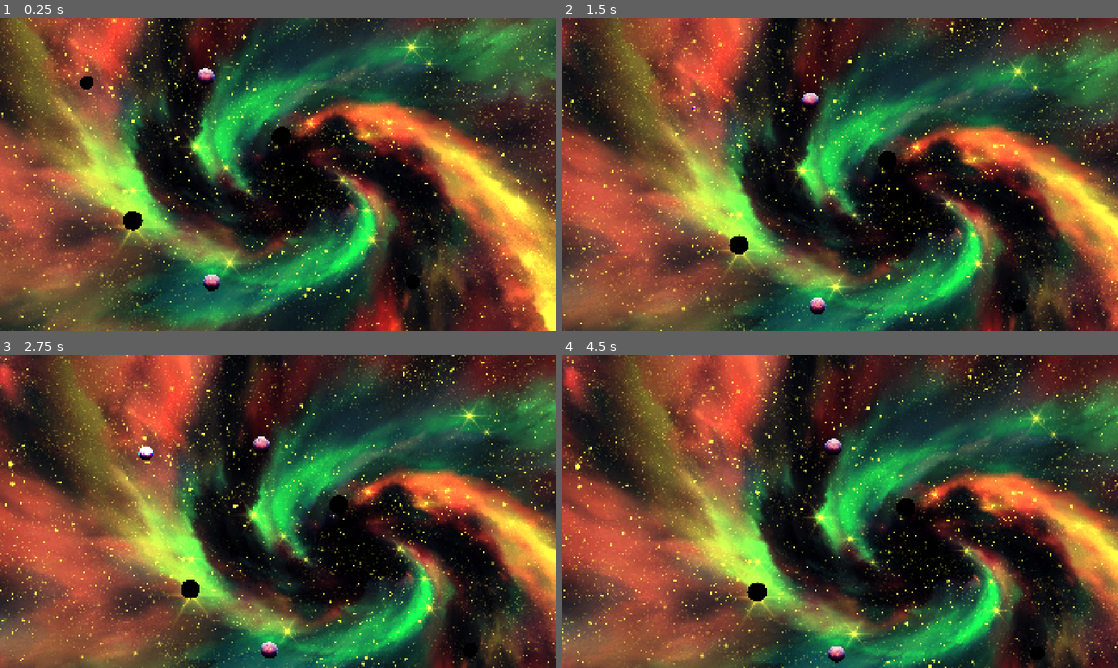
Above: before the commit, frames 1-4 (two rows, left to right).
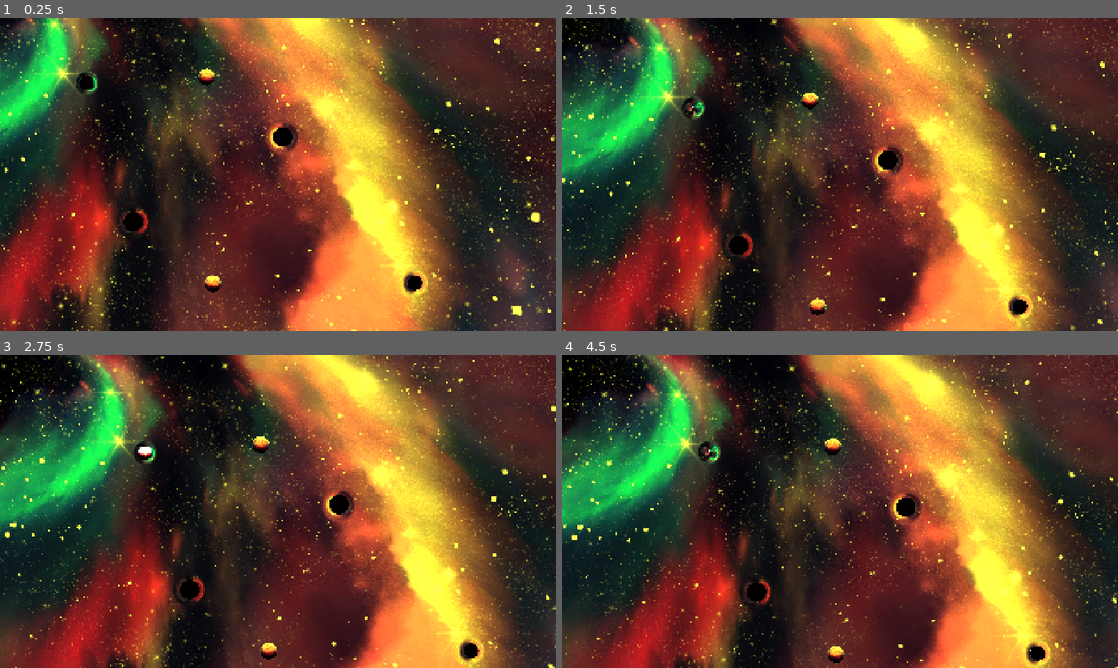
Above: after the commit, the same moments.

Repository: jandabrowski125/shift-hole
Game: Godot game, scene res://src/levels/test_arena/test_arena.tscn
The game is run twice, just before and just after one commit, with the same random seed, the same clock (stepped at 60 frames per second) and the same inputs. This scene is started directly instead of the project's main scene.
Inputs:
- Up to frame 1 (0.25 s): no input
- Up to frame 2 (1.5 s): hold Shift (shift) 0.53-1.28 s; tap Shift (shift) at 1.35 s
- Up to frame 3 (2.75 s): hold Shift (shift) from 2.03 s (still down)
- Up to frame 4 (4.5 s): release Shift (shift) at 2.78 s; tap Shift (shift) at 2.85, 4.35 s; hold Shift (shift) 3.53-4.28 s

The runs differ from the first frame. In frame 1, 90% of the frame differs, in the area x 0-100%, y 0-100%; in frame 2, 90%; in frame 3, 90%; in frame 4, 90%.

Commit message:
feat: lensing on multiple objects

Diff:
--- /dev/null
+++ b/assets/curves/player_lensing_curve.tres
@@ -0,0 +1,6 @@
+[gd_resource type="Curve" format=3 uid="uid://bmkudu8s3l5vd"]
+
+[resource]
+_limits = [-1.0, 1.0, 0.0, 1.0]
+_data = [Vector2(0, 0), 0.0, 0.0, 0, 0, Vector2(0.083333336, -0.65413547), 0.0, 0.0, 0, 0, Vector2(0.5, 0), 0.0, 0.0, 0, 0]
+point_count = 3
--- a/src/gameplay/collidable/player_animated.tscn
+++ b/src/gameplay/collidable/player_animated.tscn
@@ -1,8 +1,18 @@
 [gd_scene format=3 uid="uid://bg1kfwwdv5yhv"]
 
 [ext_resource type="Script" uid="uid://y0e1gmccb5u5" path="res://src/gameplay/player.gd" id="1_ui2hb"]
+[ext_resource type="Shader" uid="uid://2dqdmgdqcgwp" path="res://src/gameplay/collidable/black_hole_effects.gdshader" id="2_6uvm6"]
 [ext_resource type="Texture2D" uid="uid://c8bdvhm4ocvvt" path="res://assets/sprites/planet.png" id="2_kvxsh"]
 [ext_resource type="Shader" uid="uid://dfbuqsq8c0p3l" path="res://src/gameplay/collidable/spaghetticiation.gdshader" id="2_loycq"]
+[ext_resource type="Curve" uid="uid://bmkudu8s3l5vd" path="res://assets/curves/player_lensing_curve.tres" id="3_2mwc2"]
+
+[sub_resource type="CurveTexture" id="CurveTexture_w1w8j"]
+curve = ExtResource("3_2mwc2")
+
+[sub_resource type="ShaderMaterial" id="ShaderMaterial_c8hd2"]
+shader = ExtResource("2_6uvm6")
+shader_parameter/curve = SubResource("CurveTexture_w1w8j")
+shader_parameter/strength = 0.5
 
 [sub_resource type="ShaderMaterial" id="ShaderMaterial_57pba"]
 shader = ExtResource("2_loycq")
@@ -22,8 +32,14 @@
 mass = 100.0
 script = ExtResource("1_ui2hb")
 
+[node name="LensingEffect" type="Sprite2D" parent="." unique_id=733233559]
+material = SubResource("ShaderMaterial_c8hd2")
+scale = Vector2(0.04, 0.04)
+texture = ExtResource("2_kvxsh")
+
 [node name="Sprite2D" type="Sprite2D" parent="." unique_id=1109438795]
 modulate = Color(0.00027977204, 0.00027977204, 0.00027977204, 1)
+z_index = 1
 material = SubResource("ShaderMaterial_57pba")
 scale = Vector2(0.025, 0.025)
 texture = ExtResource("2_kvxsh")
--- a/src/gameplay/collidable/static_celestial.tscn
+++ b/src/gameplay/collidable/static_celestial.tscn
@@ -2,7 +2,9 @@
 
 [ext_resource type="Script" uid="uid://d21xd83eanwpk" path="res://src/gameplay/collidable/static_celestial.gd" id="1_kf5nv"]
 [ext_resource type="Texture2D" uid="uid://c8bdvhm4ocvvt" path="res://assets/sprites/planet.png" id="1_y1760"]
+[ext_resource type="Shader" uid="uid://2dqdmgdqcgwp" path="res://src/gameplay/collidable/black_hole_effects.gdshader" id="2_x17na"]
 [ext_resource type="Shader" uid="uid://dfbuqsq8c0p3l" path="res://src/gameplay/collidable/spaghetticiation.gdshader" id="3_57pba"]
+[ext_resource type="Curve" uid="uid://bmkudu8s3l5vd" path="res://assets/curves/player_lensing_curve.tres" id="3_l8ye7"]
 
 [sub_resource type="CircleShape2D" id="CircleShape2D_cfwyv"]
 radius = 1643.0195
@@ -13,7 +15,15 @@
 [sub_resource type="CircleShape2D" id="CircleShape2D_ppd8k"]
 radius = 43.011627
 
-[sub_resource type="ShaderMaterial" id="ShaderMaterial_cfwyv"]
+[sub_resource type="CurveTexture" id="CurveTexture_ppd8k"]
+curve = ExtResource("3_l8ye7")
+
+[sub_resource type="ShaderMaterial" id="ShaderMaterial_2ybf6"]
+shader = ExtResource("2_x17na")
+shader_parameter/curve = SubResource("CurveTexture_ppd8k")
+shader_parameter/strength = 0.5
+
+[sub_resource type="ShaderMaterial" id="ShaderMaterial_pstoq"]
 shader = ExtResource("3_57pba")
 shader_parameter/proximity_factor = 0.0
 shader_parameter/stretch_direction = Vector2(0, 0)
@@ -53,9 +63,15 @@
 [node name="CollisionShape2D" type="CollisionShape2D" parent="." unique_id=209044130]
 shape = SubResource("CircleShape2D_ppd8k")
 
+[node name="LensingEffect" type="Sprite2D" parent="." unique_id=140408206]
+material = SubResource("ShaderMaterial_2ybf6")
+scale = Vector2(0.1, 0.1)
+texture = ExtResource("1_y1760")
+
 [node name="Sprite2D" type="Sprite2D" parent="." unique_id=1992204393]
 modulate = Color(0.012617188, 0, 0, 1)
-material = SubResource("ShaderMaterial_cfwyv")
+z_index = 1
+material = SubResource("ShaderMaterial_pstoq")
 scale = Vector2(0.06, 0.06)
 texture = ExtResource("1_y1760")
 
--- a/src/gameplay/collidable/static_celestial_playground.tscn
+++ b/src/gameplay/collidable/static_celestial_playground.tscn
@@ -5,7 +5,30 @@
 [ext_resource type="Shader" uid="uid://dfbuqsq8c0p3l" path="res://src/gameplay/collidable/spaghetticiation.gdshader" id="2_3k6wf"]
 [ext_resource type="Texture2D" uid="uid://c8bdvhm4ocvvt" path="res://assets/sprites/planet.png" id="3_7xgj8"]
 [ext_resource type="Shader" uid="uid://2dqdmgdqcgwp" path="res://src/gameplay/collidable/black_hole_effects.gdshader" id="4_ko4fq"]
+[ext_resource type="Curve" uid="uid://bmkudu8s3l5vd" path="res://assets/curves/player_lensing_curve.tres" id="6_bt7u7"]
 [ext_resource type="Script" uid="uid://y0e1gmccb5u5" path="res://src/gameplay/player.gd" id="6_ko4fq"]
+
+[sub_resource type="CircleShape2D" id="CircleShape2D_cfwyv"]
+radius = 1643.0195
+
+[sub_resource type="CircleShape2D" id="CircleShape2D_2ybf6"]
+radius = 276.83435
+
+[sub_resource type="CircleShape2D" id="CircleShape2D_ppd8k"]
+radius = 43.011627
+
+[sub_resource type="CurveTexture" id="CurveTexture_ppd8k"]
+curve = ExtResource("6_bt7u7")
+
+[sub_resource type="ShaderMaterial" id="ShaderMaterial_2ybf6"]
+shader = ExtResource("4_ko4fq")
+shader_parameter/curve = SubResource("CurveTexture_ppd8k")
+shader_parameter/strength = 0.5
+
+[sub_resource type="ShaderMaterial" id="ShaderMaterial_pstoq"]
+shader = ExtResource("2_3k6wf")
+shader_parameter/proximity_factor = 0.0
+shader_parameter/stretch_direction = Vector2(0, 0)
 
 [sub_resource type="CircleShape2D" id="CircleShape2D_bt7u7"]
 radius = 1643.0195
@@ -39,12 +62,12 @@
 _data = [Vector2(0, 0.0047169924), 0.0, 0.0, 0, 0, Vector2(0.11802576, -0.4481132), 0.0, 0.0, 0, 0, Vector2(0.50214595, 0), 0.0, 0.0, 0, 0]
 point_count = 3
 
-[sub_resource type="CurveTexture" id="CurveTexture_ppd8k"]
+[sub_resource type="CurveTexture" id="CurveTexture_lgole"]
 curve = SubResource("Curve_88rhy")
 
-[sub_resource type="ShaderMaterial" id="ShaderMaterial_2ybf6"]
+[sub_resource type="ShaderMaterial" id="ShaderMaterial_eecv5"]
 shader = ExtResource("4_ko4fq")
-shader_parameter/curve = SubResource("CurveTexture_ppd8k")
+shader_parameter/curve = SubResource("CurveTexture_lgole")
 shader_parameter/strength = 0.5
 
 [sub_resource type="ShaderMaterial" id="ShaderMaterial_bt7u7"]
@@ -65,15 +88,69 @@
 z_index = -2
 texture = ExtResource("1_7xgj8")
 
-[node name="BlackHole1" type="StaticBody2D" parent="." unique_id=478608686]
-position = Vector2(622, 344)
+[node name="StaticCelestial" type="StaticBody2D" parent="." unique_id=1448866130]
+position = Vector2(527, 399)
+scale = Vector2(0.755, 0.755)
+collision_layer = 0
+script = ExtResource("1_5vx0l")
+shader = ExtResource("2_3k6wf")
+
+[node name="Gravity" type="Area2D" parent="StaticCelestial" unique_id=201071878]
+visible = false
+gravity_space_override = 1
+gravity_point = true
+gravity_point_unit_distance = 60.0
+gravity_point_center = Vector2(0, 0)
+gravity_direction = Vector2(0, 0)
+gravity = 1000.0
+
+[node name="CollisionShape2D" type="CollisionShape2D" parent="StaticCelestial/Gravity" unique_id=302503440]
+shape = SubResource("CircleShape2D_cfwyv")
+debug_color = Color(0.4509804, 0.5686275, 0.5058824, 0.09411765)
+
+[node name="CollisionTrigger" type="Area2D" parent="StaticCelestial" unique_id=2045739461]
+visible = false
+collision_layer = 11
+collision_mask = 11
+gravity_space_override = 1
+gravity_point = true
+gravity_point_unit_distance = 60.0
+gravity_point_center = Vector2(0, 0)
+gravity_direction = Vector2(0, 0)
+gravity = 300.0
+
+[node name="CollisionShape2D" type="CollisionShape2D" parent="StaticCelestial/CollisionTrigger" unique_id=668501574]
+visible = false
+position = Vector2(-5.4794517, 0)
+shape = SubResource("CircleShape2D_2ybf6")
+debug_color = Color(0.62078387, 0.51145566, 0.43481022, 0.41960785)
+
+[node name="CollisionShape2D" type="CollisionShape2D" parent="StaticCelestial" unique_id=209044130]
+visible = false
+shape = SubResource("CircleShape2D_ppd8k")
+
+[node name="LensingEffect" type="Sprite2D" parent="StaticCelestial" unique_id=140408206]
+material = SubResource("ShaderMaterial_2ybf6")
+scale = Vector2(0.1, 0.1)
+texture = ExtResource("3_7xgj8")
+
+[node name="Sprite2D" type="Sprite2D" parent="StaticCelestial" unique_id=1992204393]
+modulate = Color(0.012617188, 0, 0, 1)
+z_index = 1
+material = SubResource("ShaderMaterial_pstoq")
+scale = Vector2(0.06, 0.06)
+texture = ExtResource("3_7xgj8")
+
+[node name="BlackHole1" type="StaticBody2D" parent="." unique_id=1600112459]
+position = Vector2(461, 829.00006)
 scale = Vector2(0.65000004, 0.65000004)
 collision_layer = 0
 constant_linear_velocity = Vector2(0, -100)
 script = ExtResource("1_5vx0l")
 shader = ExtResource("2_3k6wf")
 
-[node name="Gravity" type="Area2D" parent="BlackHole1" unique_id=610660817]
+[node name="Gravity" type="Area2D" parent="BlackHole1" unique_id=1507918772]
+visible = false
 gravity_space_override = 1
 gravity_point = true
 gravity_point_unit_distance = 60.0
@@ -81,11 +158,12 @@
 gravity_direction = Vector2(0, 0)
 gravity = 1000.0
 
-[node name="CollisionShape2D" type="CollisionShape2D" parent="BlackHole1/Gravity" unique_id=1302229973]
+[node name="CollisionShape2D" type="CollisionShape2D" parent="BlackHole1/Gravity" unique_id=717111252]
 shape = SubResource("CircleShape2D_bt7u7")
 debug_color = Color(0.4509804, 0.5686275, 0.5058824, 0.09411765)
 
-[node name="CollisionTrigger" type="Area2D" parent="BlackHole1" unique_id=395100436]
+[node name="CollisionTrigger" type="Area2D" parent="BlackHole1" unique_id=828390515]
+visible = false
 collision_layer = 11
 collision_mask = 11
 gravity_space_override = 1
@@ -95,49 +173,104 @@
 gravity_direction = Vector2(0, 0)
 gravity = 300.0
 
-[node name="CollisionShape2D" type="CollisionShape2D" parent="BlackHole1/CollisionTrigger" unique_id=1593336134]
+[node name="CollisionShape2D" type="CollisionShape2D" parent="BlackHole1/CollisionTrigger" unique_id=1620561397]
 position = Vector2(-5.4794517, 0)
 shape = SubResource("CircleShape2D_pstoq")
 debug_color = Color(0.62078387, 0.51145566, 0.43481022, 0.41960785)
 
-[node name="CollisionShape2D" type="CollisionShape2D" parent="BlackHole1" unique_id=876709637]
+[node name="CollisionShape2D" type="CollisionShape2D" parent="BlackHole1" unique_id=2047320490]
+visible = false
 shape = SubResource("CircleShape2D_lgole")
 
-[node name="LensEffect" type="Sprite2D" parent="BlackHole1" unique_id=22761522]
+[node name="LensEffect" type="Sprite2D" parent="BlackHole1" unique_id=1712320172]
 material = SubResource("ShaderMaterial_cfwyv")
 scale = Vector2(0.17, 0.17)
 texture = ExtResource("3_7xgj8")
 
-[node name="Sprite2D" type="Sprite2D" parent="BlackHole1" unique_id=1119657472]
+[node name="Sprite2D" type="Sprite2D" parent="BlackHole1" unique_id=758127909]
 modulate = Color(0.012617188, 0, 0, 1)
 z_index = 1
 material = SubResource("ShaderMaterial_si3m8")
 scale = Vector2(0.06, 0.06)
 texture = ExtResource("3_7xgj8")
 
-[node name="BackBufferCopy" type="BackBufferCopy" parent="." unique_id=279298118]
+[node name="BlackHole2" type="StaticBody2D" parent="." unique_id=1390441210]
+position = Vector2(944.99994, 757)
+scale = Vector2(0.65000004, 0.65000004)
+collision_layer = 0
+constant_linear_velocity = Vector2(0, -100)
+script = ExtResource("1_5vx0l")
+shader = ExtResource("2_3k6wf")
+
+[node name="Gravity" type="Area2D" parent="BlackHole2" unique_id=1166164130]
+visible = false
+gravity_space_override = 1
+gravity_point = true
+gravity_point_unit_distance = 60.0
+gravity_point_center = Vector2(0, 0)
+gravity_direction = Vector2(0, 0)
+gravity = 1000.0
+
+[node name="CollisionShape2D" type="CollisionShape2D" parent="BlackHole2/Gravity" unique_id=1401108227]
+shape = SubResource("CircleShape2D_bt7u7")
+debug_color = Color(0.4509804, 0.5686275, 0.5058824, 0.09411765)
+
+[node name="CollisionTrigger" type="Area2D" parent="BlackHole2" unique_id=138537629]
+visible = false
+collision_layer = 11
+collision_mask = 11
+gravity_space_override = 1
+gravity_point = true
+gravity_point_unit_distance = 60.0
+gravity_point_center = Vector2(0, 0)
+gravity_direction = Vector2(0, 0)
+gravity = 300.0
+
+[node name="CollisionShape2D" type="CollisionShape2D" parent="BlackHole2/CollisionTrigger" unique_id=1976718386]
+position = Vector2(-5.4794517, 0)
+shape = SubResource("CircleShape2D_pstoq")
+debug_color = Color(0.62078387, 0.51145566, 0.43481022, 0.41960785)
+
+[node name="CollisionShape2D" type="CollisionShape2D" parent="BlackHole2" unique_id=620644528]
+visible = false
+shape = SubResource("CircleShape2D_lgole")
+
+[node name="LensEffect" type="Sprite2D" parent="BlackHole2" unique_id=420026708]
+material = SubResource("ShaderMaterial_cfwyv")
+scale = Vector2(0.17, 0.17)
+texture = ExtResource("3_7xgj8")
+
+[node name="Sprite2D" type="Sprite2D" parent="BlackHole2" unique_id=5454065]
+modulate = Color(0.012617188, 0, 0, 1)
+z_index = 1
+material = SubResource("ShaderMaterial_si3m8")
+scale = Vector2(0.06, 0.06)
+texture = ExtResource("3_7xgj8")
+
+[node name="BackBufferCopy" type="BackBufferCopy" parent="." unique_id=2099345753]
 copy_mode = 2
 
-[node name="Player" type="RigidBody2D" parent="." unique_id=1179118559 groups=["players"]]
-position = Vector2(835, 452)
+[node name="Player" type="RigidBody2D" parent="." unique_id=743663769 groups=["players"]]
+position = Vector2(666, 344)
 mass = 100.0
 script = ExtResource("6_ko4fq")
 shader = ExtResource("2_3k6wf")
 startVelocityY = -100.0
 
-[node name="Sprite2D2" type="Sprite2D" parent="Player" unique_id=390417496]
-material = SubResource("ShaderMaterial_2ybf6")
+[node name="Sprite2D2" type="Sprite2D" parent="Player" unique_id=1683143146]
+material = SubResource("ShaderMaterial_eecv5")
 scale = Vector2(0.035, 0.035)
 texture = ExtResource("3_7xgj8")
 
-[node name="Sprite2D" type="Sprite2D" parent="Player" unique_id=1775206799]
+[node name="Sprite2D" type="Sprite2D" parent="Player" unique_id=398569561]
 modulate = Color(0.00027977204, 0.00027977204, 0.00027977204, 1)
 z_index = 1
 material = SubResource("ShaderMaterial_bt7u7")
 scale = Vector2(0.025, 0.025)
 texture = ExtResource("3_7xgj8")
 
-[node name="CollisionTrigger" type="Area2D" parent="Player" unique_id=386257530]
+[node name="CollisionTrigger" type="Area2D" parent="Player" unique_id=1250359816]
+visible = false
 collision_layer = 10
 collision_mask = 2
 input_pickable = false
@@ -145,11 +278,13 @@
 gravity_point_center = Vector2(0, 0)
 gravity_direction = Vector2(0, 0)
 
-[node name="CollisionShape2D" type="CollisionShape2D" parent="Player/CollisionTrigger" unique_id=1384248955]
+[node name="CollisionShape2D" type="CollisionShape2D" parent="Player/CollisionTrigger" unique_id=470340275]
+visible = false
 shape = SubResource("CircleShape2D_si3m8")
 debug_color = Color(0, 0.008664037, 0.0122821415, 0.41960785)
 
-[node name="GravityArea2D" type="Area2D" parent="Player" unique_id=1467174224]
+[node name="GravityArea2D" type="Area2D" parent="Player" unique_id=1841388809]
+visible = false
 collision_layer = 2
 collision_mask = 2
 gravity_space_override = 1
@@ -158,12 +293,17 @@
 gravity_point_center = Vector2(0, 0)
 gravity_direction = Vector2(0, 0)
 
-[node name="CollisionShape2D" type="CollisionShape2D" parent="Player/GravityArea2D" unique_id=1879634342]
+[node name="CollisionShape2D" type="CollisionShape2D" parent="Player/GravityArea2D" unique_id=810857123]
 shape = SubResource("CircleShape2D_eecv5")
 debug_color = Color(0.22352941, 0, 0.9882353, 0.09019608)
 
-[node name="CollisionShape2D" type="CollisionShape2D" parent="Player" unique_id=590277885]
+[node name="CollisionShape2D" type="CollisionShape2D" parent="Player" unique_id=1389304304]
 shape = SubResource("CircleShape2D_3b0yd")
 
+[connection signal="body_entered" from="StaticCelestial/CollisionTrigger" to="StaticCelestial" method="_on_collision_trigger_body_entered"]
+[connection signal="body_exited" from="StaticCelestial/CollisionTrigger" to="StaticCelestial" method="_on_collision_trigger_body_exited"]
 [connection signal="body_entered" from="BlackHole1/CollisionTrigger" to="BlackHole1" method="_on_collision_trigger_body_entered"]
+[connection signal="body_exited" from="BlackHole1/CollisionTrigger" to="BlackHole1" method="_on_collision_trigger_body_exited"]
+[connection signal="body_entered" from="BlackHole2/CollisionTrigger" to="BlackHole2" method="_on_collision_trigger_body_entered"]
+[connection signal="body_exited" from="BlackHole2/CollisionTrigger" to="BlackHole2" method="_on_collision_trigger_body_exited"]
 [connection signal="body_entered" from="Player/CollisionTrigger" to="Player" method="_on_collision_trigger_body_entered"]
--- a/src/levels/test_arena/test_arena.tscn
+++ b/src/levels/test_arena/test_arena.tscn
@@ -10,51 +10,61 @@
 [ext_resource type="Shader" uid="uid://dbwxnyash2ukl" path="res://src/levels/test_arena/background_lensing.gdshader" id="7_w1w8j"]
 [ext_resource type="Shader" uid="uid://d4dc2bmayaatu" path="res://src/gameplay/collidable/pixel_camera.gdshader" id="8_henmx"]
 
-[sub_resource type="RectangleShape2D" id="RectangleShape2D_cfwyv"]
-size = Vector2(428, 234)
-
 [sub_resource type="ShaderMaterial" id="ShaderMaterial_kdj5c"]
 render_priority = 0
 shader = ExtResource("7_w1w8j")
+
+[sub_resource type="RectangleShape2D" id="RectangleShape2D_cfwyv"]
+size = Vector2(428, 234)
 
 [sub_resource type="ShaderMaterial" id="ShaderMaterial_2ybf6"]
 shader = ExtResource("8_henmx")
 shader_parameter/pixelation = 0.0070000003325
 shader_parameter/opacity = 0.0
 
-[node name="TestArena" type="Node2D" unique_id=877537602]
+[node name="BackgroundSprite" type="Sprite2D" unique_id=1230745236]
+modulate = Color(1.3928474, 1.3928474, 0.3541538, 1)
+z_index = -1
+material = SubResource("ShaderMaterial_kdj5c")
+scale = Vector2(1.005, 1.005)
+texture = ExtResource("7_pj4qw")
 
-[node name="Player" parent="." unique_id=851073145 instance=ExtResource("1_m3eqb")]
-position = Vector2(406, 271)
-shader = ExtResource("2_c8hd2")
+[node name="Planet2" parent="." unique_id=649626695 instance=ExtResource("6_250wo")]
+position = Vector2(738.99994, 801.99994)
+scale = Vector2(0.99999994, 0.99999994)
+
+[node name="Planet" parent="." unique_id=524732889 instance=ExtResource("6_250wo")]
+position = Vector2(723.99994, 255.99998)
+scale = Vector2(0.99999994, 0.99999994)
 
 [node name="StaticCelestial" parent="." unique_id=1448866130 instance=ExtResource("3_w1w8j")]
-position = Vector2(924, 414)
-scale = Vector2(0.575, 0.575)
+position = Vector2(923.9999, 413.99994)
+scale = Vector2(0.57499987, 0.57499987)
 shader = ExtResource("2_c8hd2")
-
-[node name="BackBufferCopy" type="BackBufferCopy" parent="." unique_id=1776737357]
-position = Vector2(924, 414)
-scale = Vector2(0.575, 0.575)
-copy_mode = 2
 
 [node name="StaticCelestial2" parent="." unique_id=1479741982 instance=ExtResource("3_w1w8j")]
 position = Vector2(529, 638)
 scale = Vector2(0.575, 0.575)
 shader = ExtResource("2_c8hd2")
 
-[node name="BackBufferCopy2" type="BackBufferCopy" parent="." unique_id=1172696154]
-position = Vector2(529, 638)
-scale = Vector2(0.575, 0.575)
-copy_mode = 2
-
 [node name="StaticCelestial3" parent="." unique_id=1890405709 instance=ExtResource("3_w1w8j")]
-position = Vector2(1273, 800)
+position = Vector2(1273, 800.00006)
 scale = Vector2(0.44, 0.44)
 shader = ExtResource("2_c8hd2")
 
+[node name="BackBufferCopy" type="BackBufferCopy" parent="." unique_id=1166681486]
+position = Vector2(405.99988, 271)
+scale = Vector2(0.9999996, 0.9999996)
+copy_mode = 2
+
+[node name="Player" parent="." unique_id=851073145 instance=ExtResource("1_m3eqb")]
+position = Vector2(405.9999, 271)
+scale = Vector2(0.9999997, 0.9999997)
+shader = ExtResource("2_c8hd2")
+
 [node name="AwayPointer" parent="." unique_id=1176296153 node_paths=PackedStringArray("target") instance=ExtResource("4_tvd4p")]
-position = Vector2(-92.99994, 41.000122)
+position = Vector2(-92.99993, 41.000122)
+scale = Vector2(0.99999994, 0.99999994)
 target = NodePath("../Player")
 
 [node name="CameraBoundary" type="Area2D" parent="." unique_id=1434549381]
@@ -72,20 +82,6 @@
 position = Vector2(-1, -2)
 shape = SubResource("RectangleShape2D_cfwyv")
 
-[node name="Planet" parent="." unique_id=524732889 instance=ExtResource("6_250wo")]
-position = Vector2(724, 256)
-
-[node name="Planet2" parent="." unique_id=649626695 instance=ExtResource("6_250wo")]
-position = Vector2(739, 802)
-
-[node name="Sprite2D" type="Sprite2D" parent="." unique_id=1230745236]
-modulate = Color(1.3928474, 1.3928474, 0.3541538, 1)
-z_index = -10
-material = SubResource("ShaderMaterial_kdj5c")
-position = Vector2(959.00006, 540)
-scale = Vector2(0.6, 0.6)
-texture = ExtResource("7_pj4qw")
-
 [node name="CanvasLayer" type="CanvasLayer" parent="." unique_id=1957077379]
 
 [node name="PixelateEffect" type="ColorRect" parent="CanvasLayer" unique_id=1549638312]
